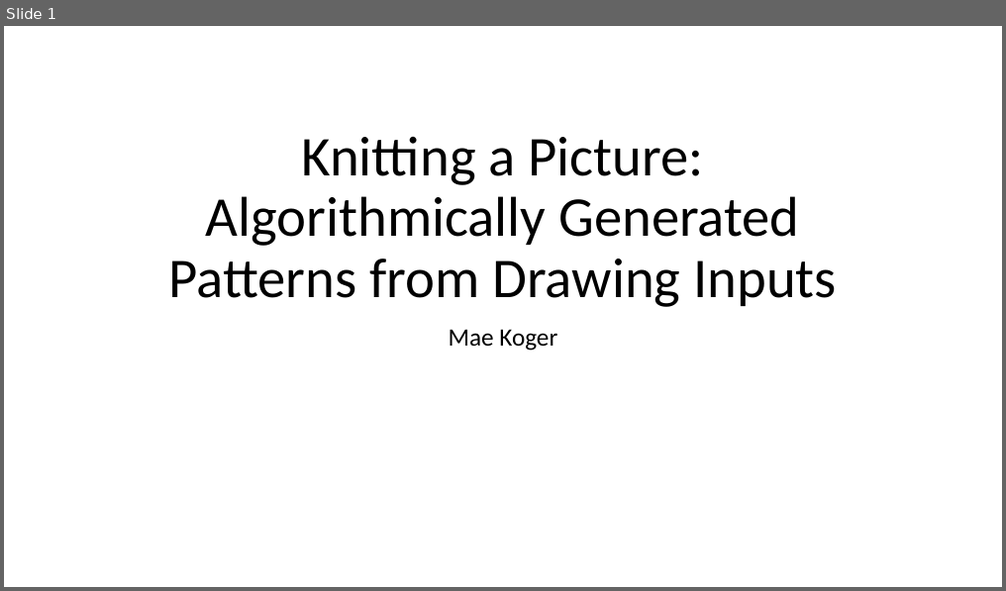
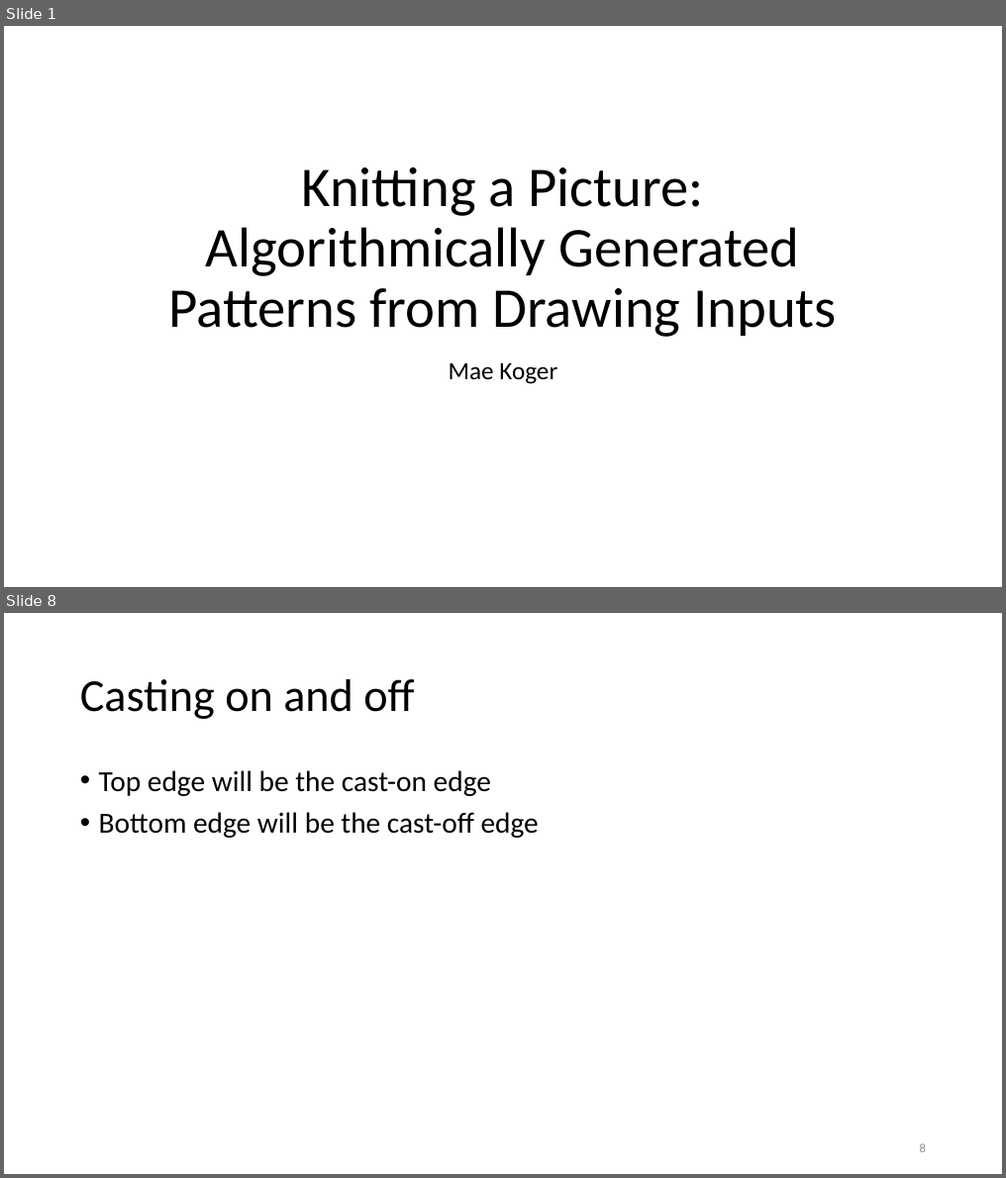
Before and after one commit to mkoger24/cs200finalproject, a slide deck: PresentationKnittingAlgorithm.pptx. Shown one above the other, each under a label of ours: slide 1 before the commit, slides 1 and 8 after it; the slides between them are not shown. The pictures are 1006x591 and 1006x1178 pixels, drawn with LibreOffice and Linux fonts; fonts in the diff are those of the drawing. Boxes give left, top, right and bottom in pixels: in the first picture for what was removed or moved away, otherwise in the second. Text is boxed around its words. In the diff, an @@ line names an element or a change of style, - is before the commit and + after.

```diff
--- a/PresentationKnittingAlgorithm.pptx
+++ b/PresentationKnittingAlgorithm.pptx
@@ slide 8 added at bbox=[4, 613, 1002, 1174], background #FFFFFF @@
@@ title added at bbox=[80, 679, 414, 719], 44 pt, text #000000 @@
+Casting on and off
@@ text added at bbox=[99, 770, 539, 838], 28 pt, text #000000 @@
+• Top edge will be the cast-on edge
+• Bottom edge will be the cast-off edge
@@ page number added at bbox=[920, 1144, 926, 1153], 12 pt, text #8C8C8C @@
+8
@@ slide 1 changed as well @@
@@ title "Knitting a Picture: Algorithmically Generated ...": place and size @@
-title "Knitting a Picture: Algorithmically Generated ..." at bbox=[169, 137, 837, 307]
+title "Knitting a Picture: Algorithmically Generated ..." at bbox=[169, 168, 837, 337]
@@ subtitle "Mae Koger": place and size @@
-subtitle "Mae Koger" at bbox=[449, 329, 557, 351]
+subtitle "Mae Koger" at bbox=[449, 363, 557, 384]
```
Also in this commit, not shown: 10 other slides added, 2 other files.
